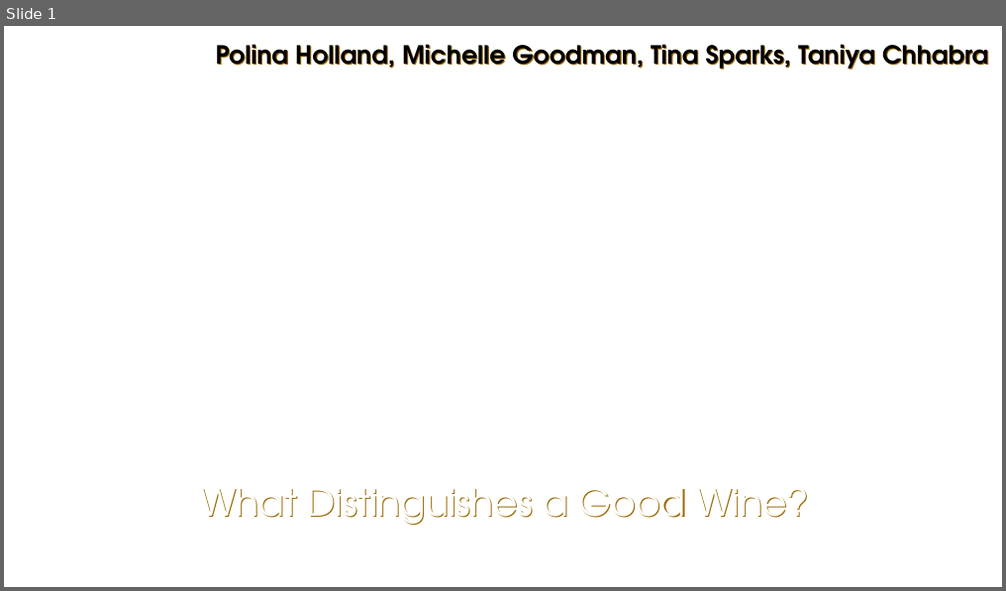
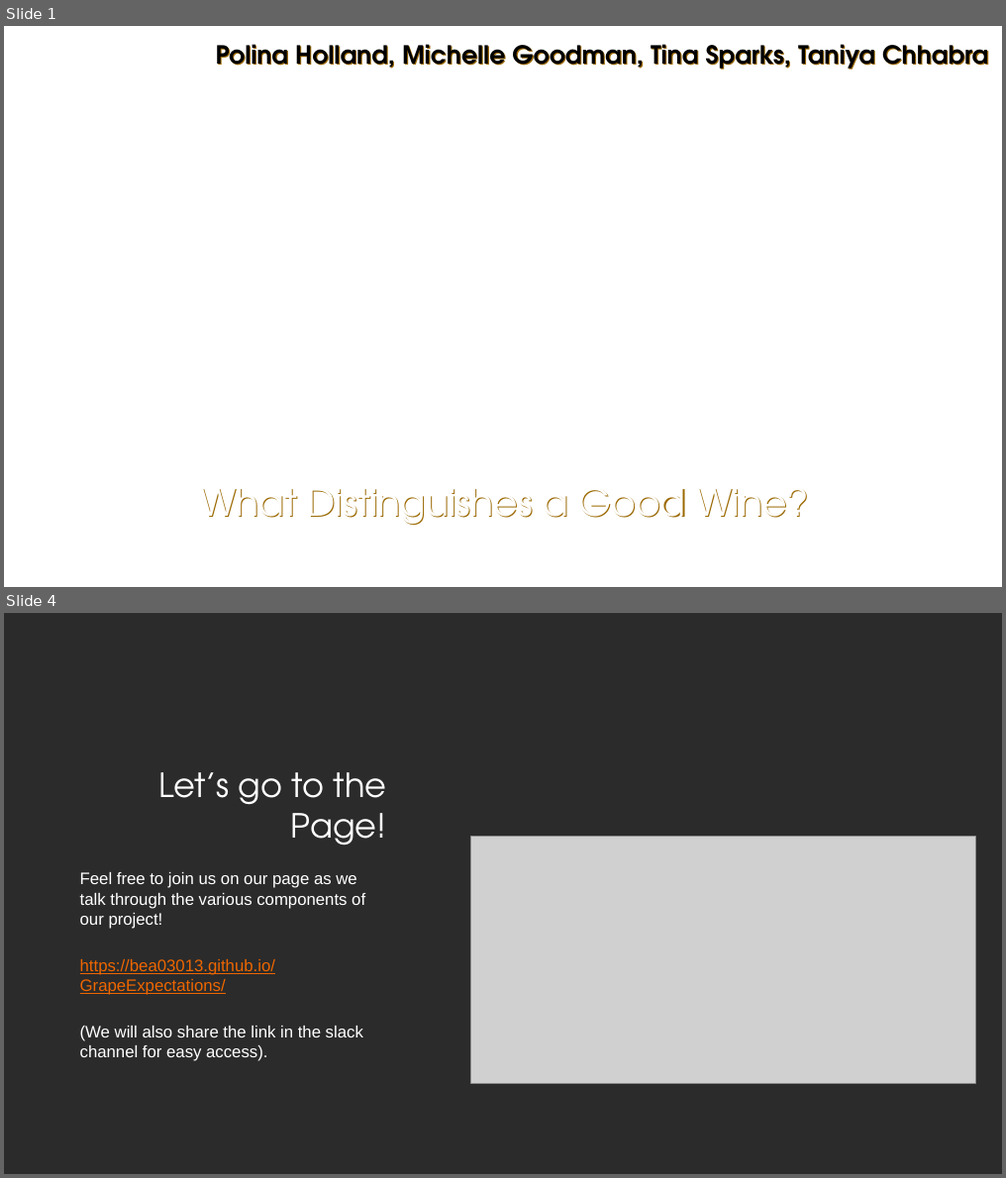
Before and after one commit to bea03013/GrapeExpectations, a slide deck: What Distinguishes a Good Wine.pptx. Shown one above the other, each under a label of ours: slide 1 before the commit, slides 1 and 4 after it; the slides between them are not shown. The pictures are 1006x591 and 1006x1178 pixels, drawn with LibreOffice and Linux fonts; fonts in the diff are those of the drawing; grey boxes stand for pictures; background and template pictures are left out; a plain dark background stands for a picture behind light text. Boxes give left, top, right and bottom in pixels: in the first picture for what was removed or moved away, otherwise in the second. Text is boxed around its words. In the diff, an @@ line names an element or a change of style, - is before the commit and + after.

```diff
--- a/What Distinguishes a Good Wine.pptx
+++ b/What Distinguishes a Good Wine.pptx
@@ slide 4 added at [4,613,1002,1174], background picture (left out) @@
@@ title added at [158,772,387,846], 32 pt, text #FFFFFF @@
+Let’s go to the Page!
@@ picture added at [471,837,976,1084] @@
@@ text added at [80,872,365,1061], 16 pt, text #FFFFFF @@
+Feel free to join us on our page as we talk through the various components of our project!
+https://bea03013.github.io/GrapeExpectations/
+(We will also share the link in the slack channel for easy access).
```
Also in this commit, not shown: 1 slide changed, 3 other slides added, 1 slide removed.
